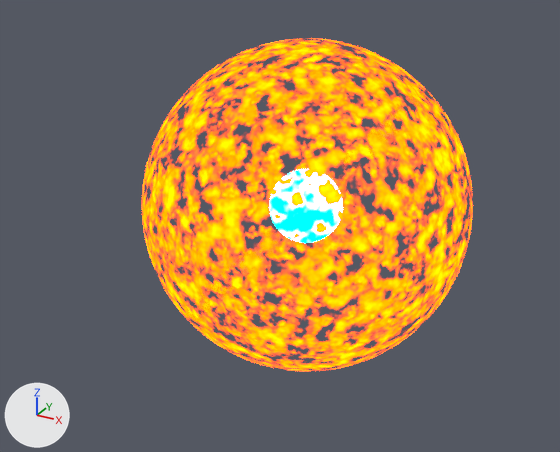
A saved change to the Blender file Models/thorne-zytkow.blend.
Rendered twice from a camera (50 mm lens) standing at (1.98, -3.93, 1.79) and looking at (-0.12, -0.12, -0.11). Lighting does not change. The marker at lower left points along +X, +Y and +Z.
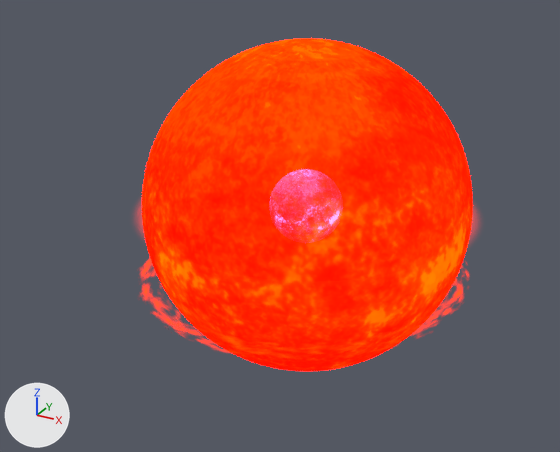
What changed in the scene script:
```text
Add img_2k_sun_jpg:
    img_2k_sun_jpg = load_image('2k_sun.jpg', '../Textures/2k_sun.jpg', 2048, 1024, 'sRGB')
Change mat_base_texture:
    remove # nodes: BsdfTransparent, Emission, MixShader, OutputMaterial, TexCoord, TexNoise, ValToRGB x2
    remove # colours: black #000000, white #ffffff, orange #ff4b00
    nodes: AddShader, BsdfTransparent, Emission, Mapping x2, Math x2, Mix, OutputMaterial, TexCoord x2, TexImage x2
    colours: red #ff1300, red #ff2c26
    uses the picture img_2k_sun_jpg
Add mat_base_texture_001:
    mat_base_texture_001 = bpy.data.materials.new('base_texture.001')
    # colours: blue #007eff
    # uses the picture img_2k_sun_jpg
Add mat_material_006:
    mat_material_006 = bpy.data.materials.new('Material.006')
    # nodes: BsdfTransparent, Emission, FloatCurve, MapRange, Math, MixShader, OutputMaterial, TexCoord, TexGradient, TexNoise, ValToRGB, VectorMath
    # colours: dark red #3e0000, red #ff3000, black #000000, white #ffffff
Add mat_material_003:
    mat_material_003 = bpy.data.materials.new('Material.003')
    # nodes: AddShader, BsdfTransparent, Emission, Math, OutputMaterial, TexCoord, TexGradient, TexNoise, ValToRGB, VectorMath
    # colours: red #ff1600, black #000000, grey #8f8f8f, white #ffffff
Change me_sphere_001:
    where me_sphere_001.from_pydata(...)  # 482 vertices, 512 faces; spans x -1.0..1.0, y -1.0..1.0, z -1.0..1.0
    remove me_sphere_001.materials.append(mat_neutron_star)
    add me_sphere_001.materials.append(mat_base_texture_001)
Add me_plane_007:
    me_plane_007.from_pydata(...)  # 4 vertices, 1 face; spans x -1.0..1.0, y -1.0..1.0, z 0.0
    me_plane_007.materials.append(mat_material_006)
Add me_plane:
    me_plane.from_pydata(...)  # 4 vertices, 1 face; spans x -1.0..1.0, y -1.0..1.0, z 0.0
    me_plane.materials.append(mat_material_003)
Add ob_plane_002:
    ob_plane_002 = bpy.data.objects.new('Plane.002', me_plane_007)
    ob_plane_002.location = (0.0, 0.0, -0.4)
    ob_plane_002.scale = (1.15, 1.24, 0.919)
Add ob_plane:
    ob_plane = bpy.data.objects.new('Plane', me_plane)
    ob_plane.location = (0.0, 0.0, 0.0)
    ob_plane.scale = (1.11, 1.11, 1.11)
```

Where the change shows, as pixel boxes (x1, y1, x2, y2) in the pictures (560 x 452 px):
'Sphere', surface changed (yellow to red)
    both: (142, 38, 473, 371)
'Plane', added
    after: (40, 171, 531, 337)
'Sphere.001', recoloured
    both: (269, 170, 343, 243)
'Plane.002', added
    after: (142, 264, 468, 358)
